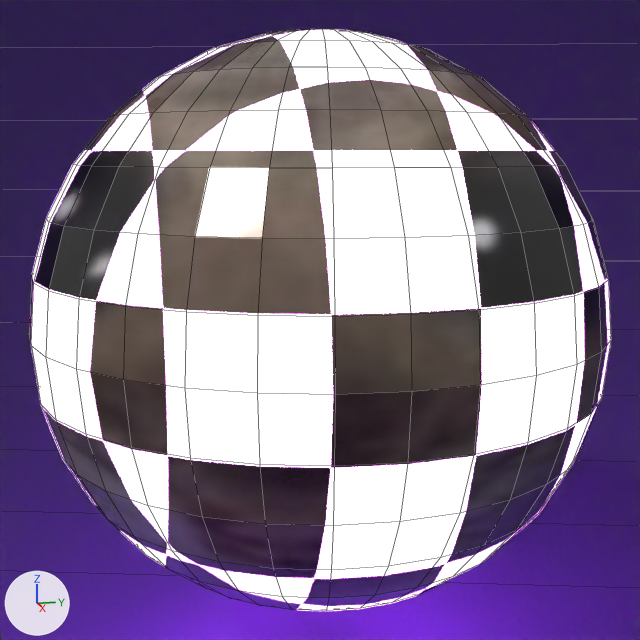
The Blender file BlenderProjects/melon.blend, before and after one commit.
Camera for both pictures: a camera (50 mm lens) standing at (-2.61, -1.02, 3.05) and looking at (-6.51, -0.08, 2.29). Arrows for +X, +Y and +Z are at lower left; the lights stay in place. Mesh edges are drawn as thin lines.
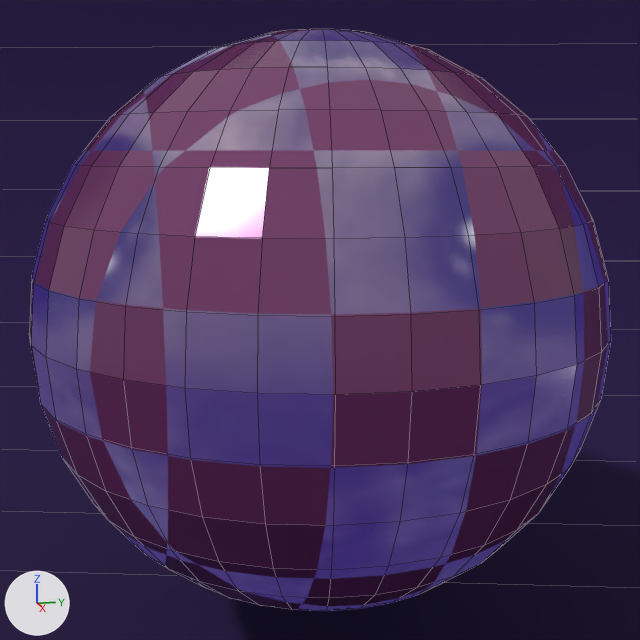
Where the newer file only moved an object's origin or applied its transform, the numbers keep the older frame.

Where the change shows, as pixel boxes [x1, y1, x2, y2] in the pictures (640 x 640 px):
'Sphere', recoloured
    both: [29, 29, 611, 611]

Patch to the scene script:
```diff
--- a/BlenderProjects/melon.blend.py
+++ b/BlenderProjects/melon.blend.py
@@ mat_material @@
 n0 = _N.new('ShaderNodeOutputMaterial'); n0.name = 'Material Output'
-n1 = _N.new('ShaderNodeTexChecker'); n1.name = 'Checker Texture'
-n1.inputs[1].default_value = (0.8, 0.269, 0.768, 1.0)  # 'Color1', pink #e78ee3
-n2 = _N.new('ShaderNodeMapping'); n2.name = 'Mapping'
-n3 = _N.new('ShaderNodeTexImage'); n3.name = 'Image Texture.002'
-n3.image = img_raton_jpeg
-n4 = _N.new('ShaderNodeMapping'); n4.name = 'Mapping.001'
-n5 = _N.new('ShaderNodeTexChecker'); n5.name = 'Checker Texture.001'
-n5.inputs[1].default_value = (0.575, 0.0843, 1.0, 1.0)  # 'Color1', purple #c852ff
-n5.inputs[2].default_value = (0.0, 0.0, 0.0, 1.0)  # 'Color2', black #000000
+n8 = _N.new('ShaderNodeTexCoord'); n8.name = 'Texture Coordinate'
 n6 = _N.new('ShaderNodeBsdfPrincipled'); n6.name = 'Principled BSDF'
@@ mat_material @@
 n6.inputs[13].default_value = 1.0  # 'Specular IOR Level'
-n6.inputs[28].default_value = 32.5  # 'Emission Strength'
+n6.inputs[28].default_value = 0.6  # 'Emission Strength'
+n1 = _N.new('ShaderNodeTexChecker'); n1.name = 'Checker Texture'
+n1.inputs[2].default_value = (0.2, 0.0427, 0.16, 1.0)  # 'Color2', dark purple #7c3a6f
+n4 = _N.new('ShaderNodeMapping'); n4.name = 'Mapping.001'
 n7 = _N.new('ShaderNodeTexCoord'); n7.name = 'Texture Coordinate.001'
-n8 = _N.new('ShaderNodeTexCoord'); n8.name = 'Texture Coordinate'
+n2 = _N.new('ShaderNodeMapping'); n2.name = 'Mapping'
+n3 = _N.new('ShaderNodeTexImage'); n3.name = 'Image Texture.002'
+n3.image = img_raton_jpeg
+n5 = _N.new('ShaderNodeTexChecker'); n5.name = 'Checker Texture.001'
+n5.inputs[1].default_value = (0.0502, 0.0284, 0.25, 1.0)  # 'Color1', blue #3f2f89
+n5.inputs[2].default_value = (0.0, 0.0, 0.0, 1.0)  # 'Color2', black #000000
 _L.new(n6.outputs[0], n0.inputs[0])  # 'BSDF' to 'Surface'
@@ mat_material @@
 _L.new(n1.outputs[0], n6.inputs[0])  # 'Color' to 'Base Color'
-_L.new(n3.outputs[0], n1.inputs[2])  # 'Color' to 'Color2'
 _L.new(n4.outputs[0], n5.inputs[0])  # 'Vector' to 'Vector'
@@ mat_material @@
 _L.new(n7.outputs[0], n4.inputs[0])  # 'Generated' to 'Vector'
+_L.new(n3.outputs[0], n1.inputs[1])  # 'Color' to 'Color1'
```
